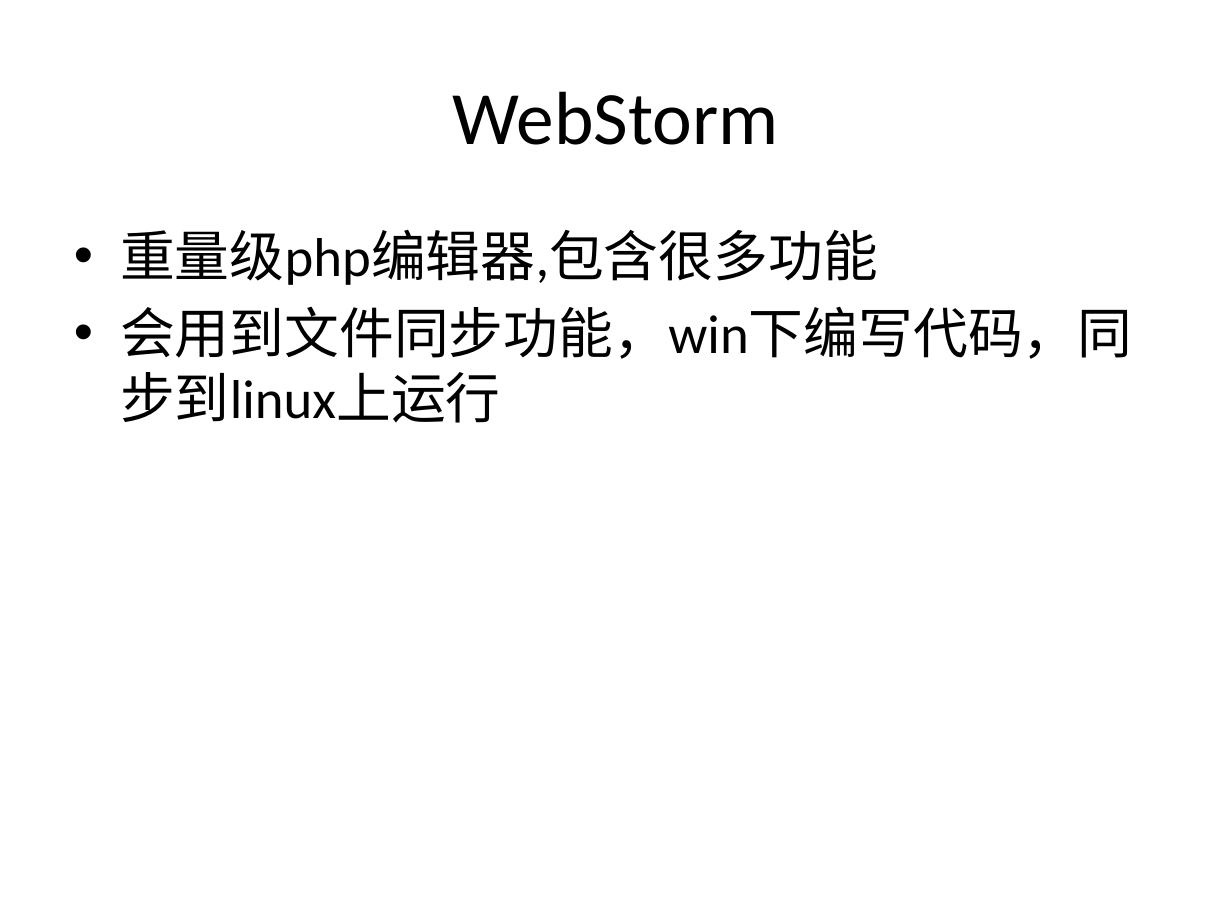
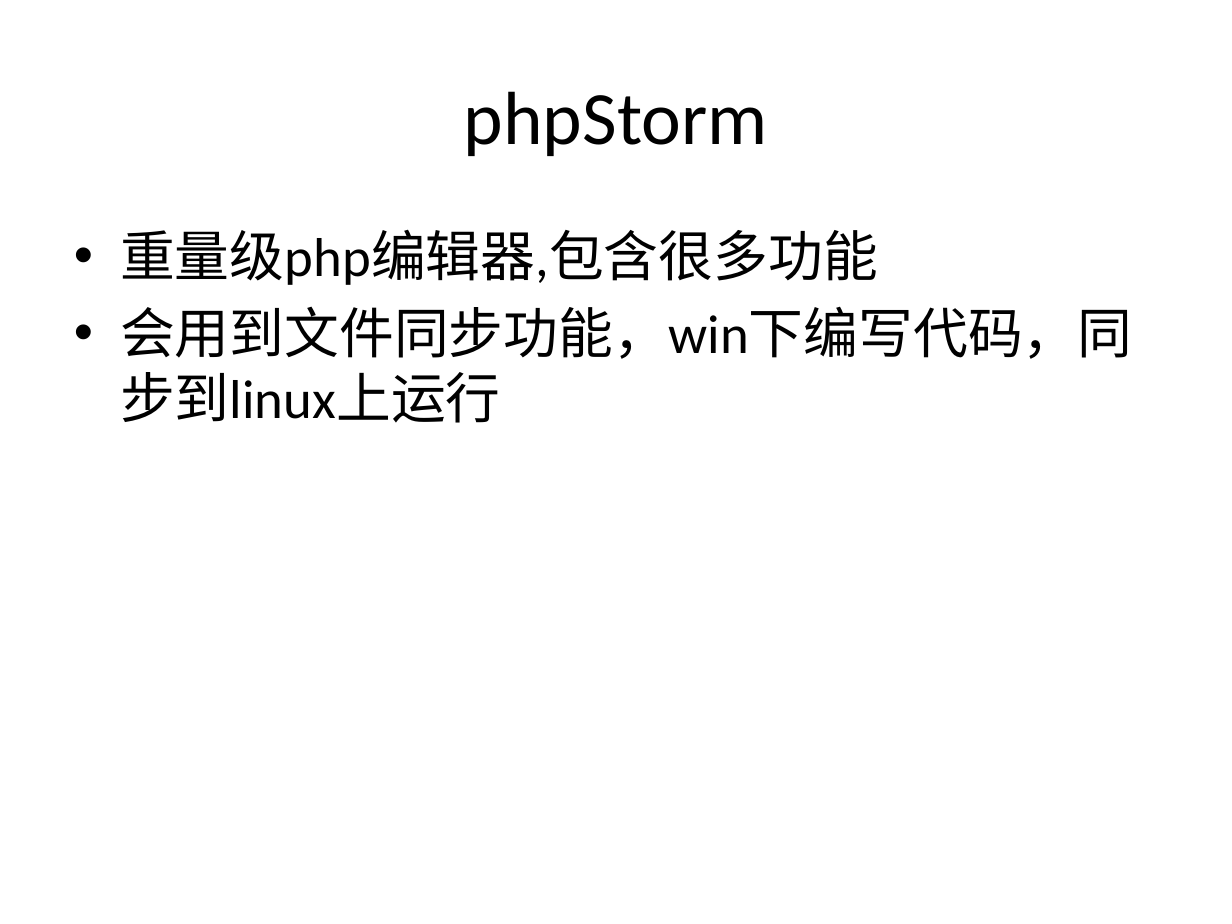
Before and after one commit to zhan3333/php-example, a slide deck: slide 4 of doc/ppt/lnmp.pptx. Drawn at 1232x924 pixels with LibreOffice and Linux fonts; fonts in the diff are those of the drawing. Boxes give left, top, right and bottom in pixels: in the first picture for what was removed or moved away, otherwise in the second. Text is boxed around its words. In the diff, an @@ line names an element or a change of style, - is before the commit and + after.

```diff
--- a/doc/ppt/lnmp.pptx
+++ b/doc/ppt/lnmp.pptx
@@ title at (x1=464, y1=91, x2=768, y2=156): text changed @@
-WebStorm
+phpStorm
```
Also in this commit, not shown: 2 other slides changed, 8 slides added, 19 other files.
